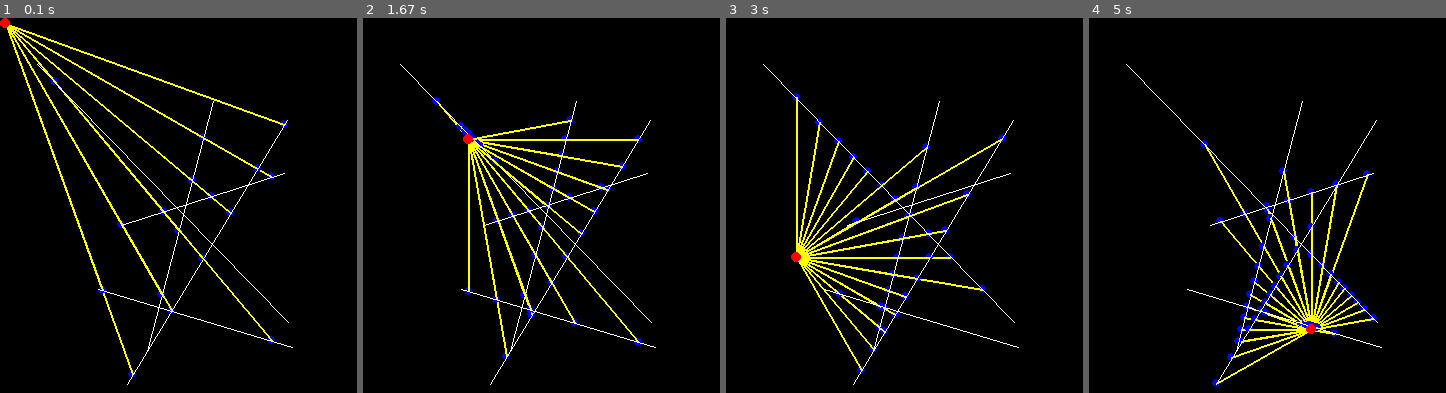
Above: before the commit, frames 1-4 (left to right).
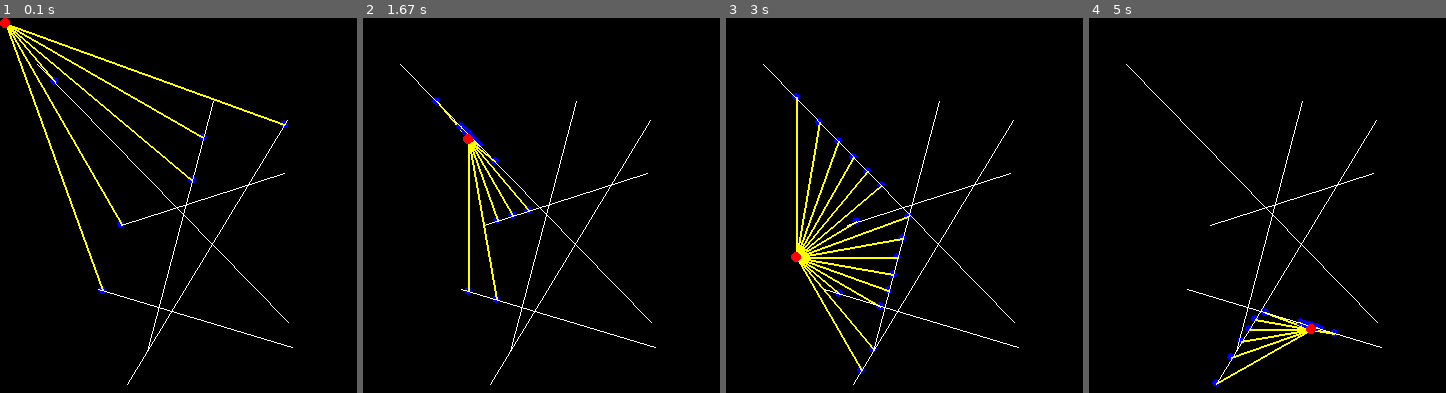
Above: after the commit, the same moments.

Repository: tea-enjoyer11/PlatformerGame0
Game: pygame game, started from raycasting example.py
The game is run twice, just before and just after one commit, with the same random seed, the same clock (stepped at 60 frames per second) and the same inputs.
Inputs (mouse positions are in pixels of both pictures, inside the frame that each line leads up to):
- Up to frame 1 (0.1 s): no input
- Up to frame 2 (1.67 s): click (562, 216) at 0.38 s; click (602, 306) at 0.72 s; click (709, 359) at 1.05 s; click (466, 138) at 1.38 s
- Up to frame 3 (3 s): click (925, 265) at 1.72 s; click (868, 134) at 2.05 s; click (1065, 321) at 2.38 s; click (797, 258) at 2.72 s
- Up to frame 4 (5 s): click (1171, 141) at 3.05 s; click (1192, 288) at 3.38 s; click (1431, 310) at 3.72 s; click (1167, 366) at 4.05 s; click (1163, 243) at 4.38 s; click (1310, 329) at 4.72 s

The runs differ from the first frame. In frame 1, 1.2% of the frame differs, in the area x 3-78%, y 4-96%; in frame 2, 2.3%; in frame 3, 1.2%; in frame 4, 2.8%, in the area x 31-81%, y 32-88%.

Commit message:
nur noch closest punkt zum ray

Diff:
--- a/Scripts/utils_math.py
+++ b/Scripts/utils_math.py
@@ -1,4 +1,5 @@
 from pygame import Vector2
+import math
 
 
 def lerp(start: float, end: float, time: float) -> float:
@@ -10,7 +11,8 @@
 
 
 def dist(p1: Vector2, p2: Vector2) -> float:
-    return ((p2[0] - p1[0]) ** 2 + (p2[1] - p1[1])) ** 0.5
+    # return ((p2[0] - p1[0]) ** 2 + (p2[1] - p1[1])) ** 0.5
+    return math.sqrt(math.pow(p2[0] - p1[0], 2) + math.pow(p2[1] - p1[1], 2))
 
 
 def clamp(minimum, x, maximum):
--- a/raycasting example.py
+++ b/raycasting example.py
@@ -1,3 +1,4 @@
+from Scripts.utils_math import dist
 import math
 import pygame
 from pygame import Vector2, Surface
@@ -67,10 +68,18 @@
     def cast(self, walls: list[Boundary]) -> list[Vector2]:
         l = []
         for r in self.rays:
+            closest = None
+            record = math.inf
             for b in walls:
                 p = r.cast(b)
                 if p:
-                    l.append(p)
+                    dis = dist(self.pos, p)
+                    if (dis < record):
+                        record = dis
+                        closest = p
+
+            if closest:
+                l.append(closest)
         return l
 
     def render(self, screen: Surface):
